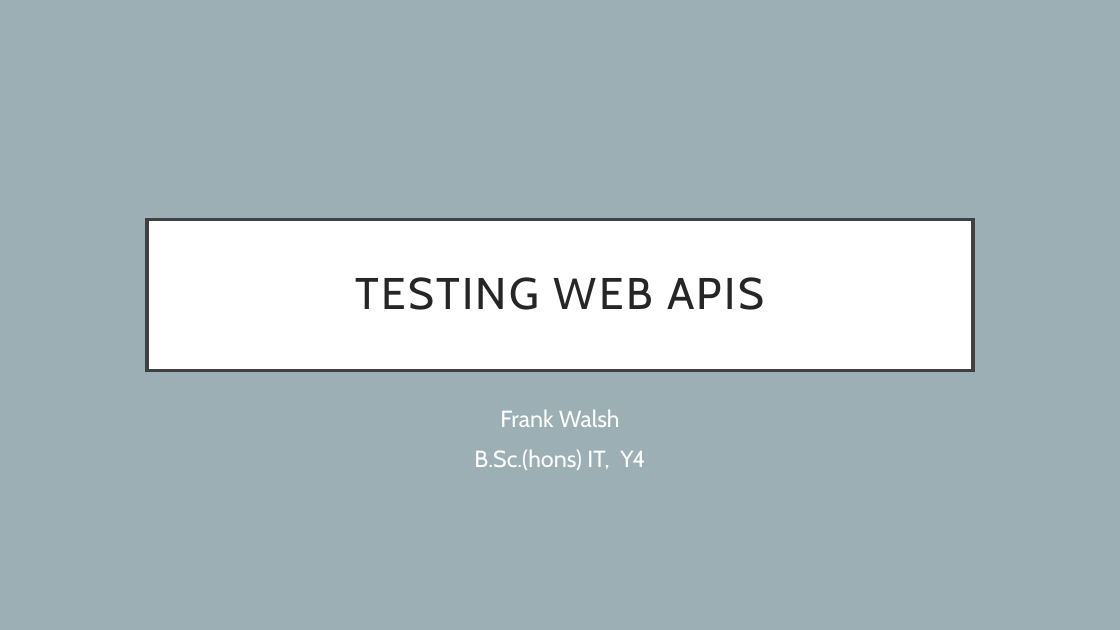
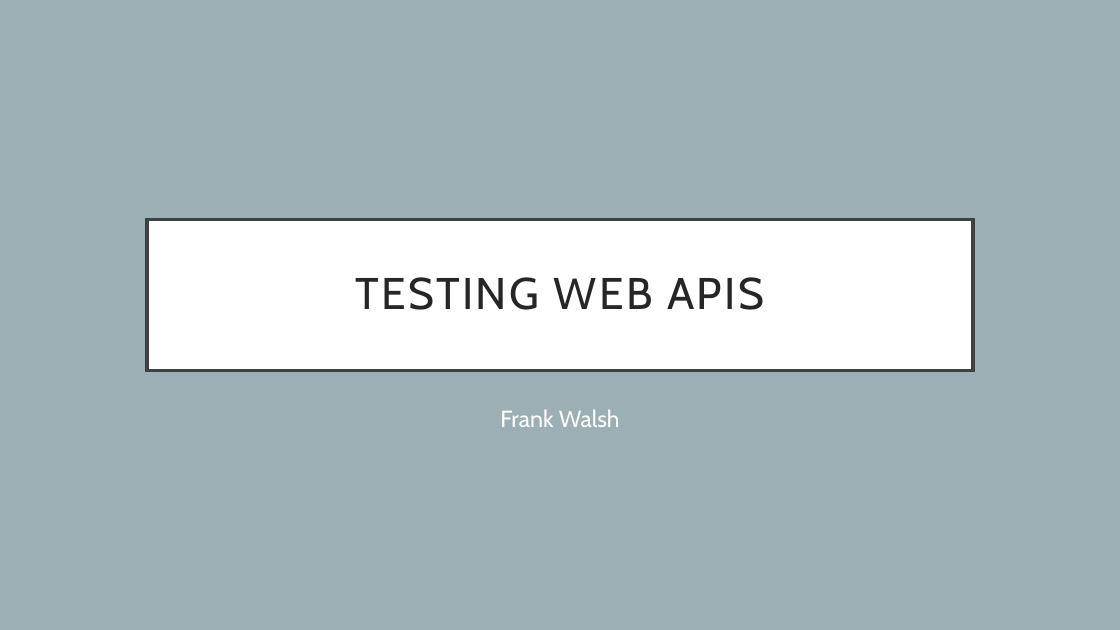
Before and after one commit to diarmuidoconnor/ict-2021, a slide deck: slide 1 of topic12/talk-1/Testing-Web-APIs.pptx. Drawn at 1120x630 pixels with LibreOffice and Linux fonts; fonts in the diff are those of the drawing. Boxes give left, top, right and bottom in pixels: in the first picture for what was removed or moved away, otherwise in the second. Text is boxed around its words. In the diff, an @@ line names an element or a change of style, - is before the commit and + after.

```diff
--- a/topic12/talk-1/Testing-Web-APIs.pptx
+++ b/topic12/talk-1/Testing-Web-APIs.pptx
@@ subtitle at box(474, 449, 645, 470): paragraph removed @@
-B.Sc.(hons) IT, Y4
```
Also in this commit, not shown: 1 other file.
